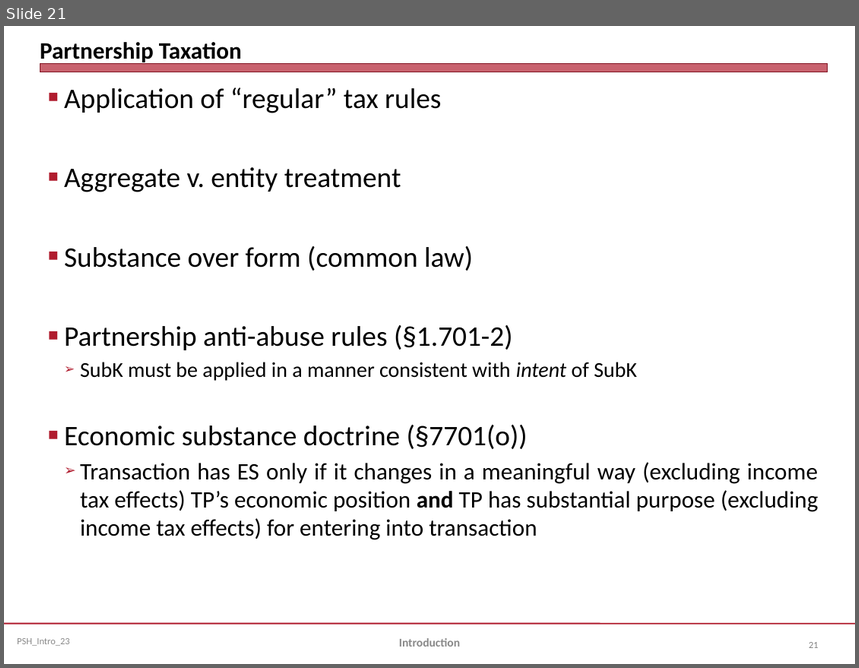
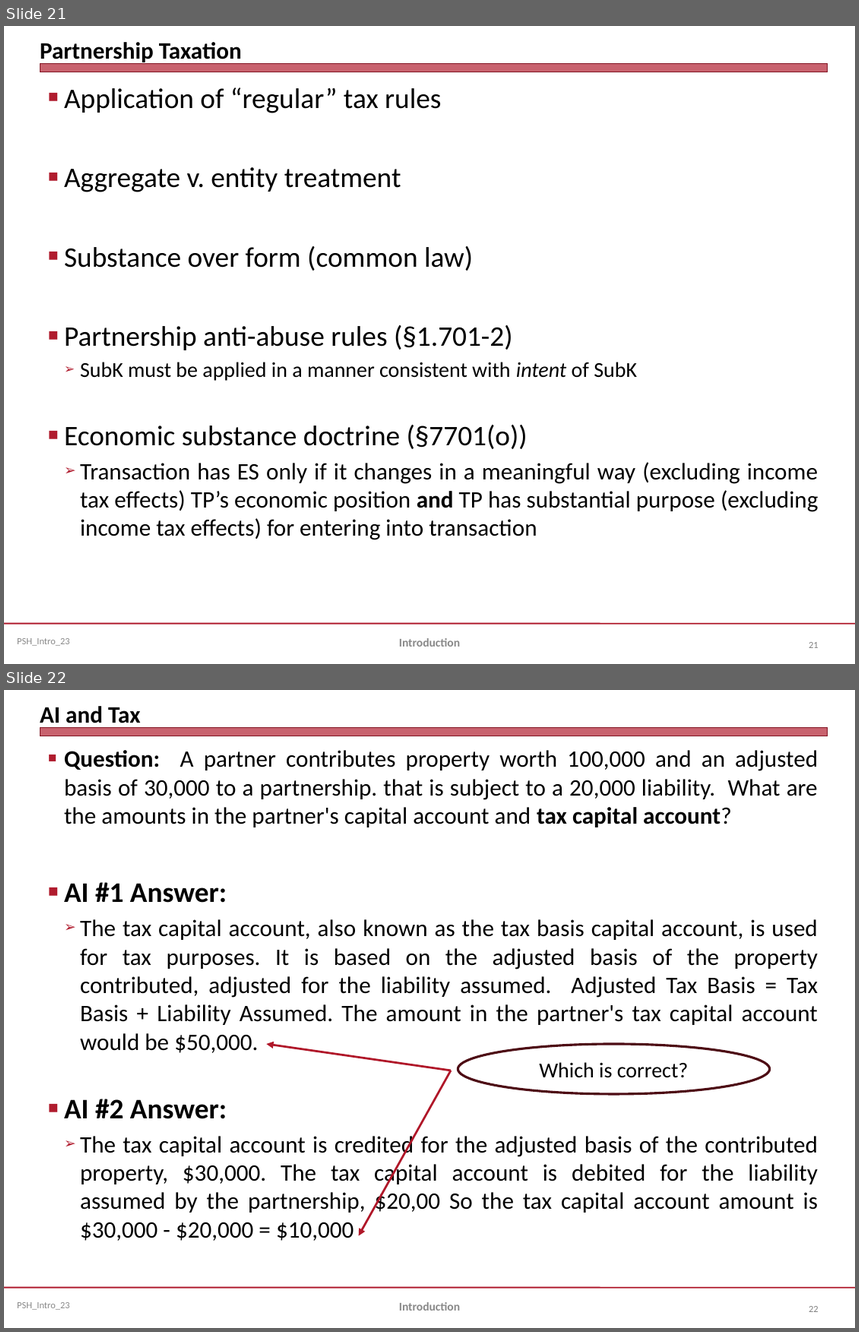
Before and after one commit to jmc877/Partnership-Tax, a slide deck: slides/PSH_Introduction_23.pptx. Shown one above the other, each under a label of ours: slide 21 before the commit, slides 21 and 22 after it. The pictures are 859x668 and 859x1332 pixels, drawn with LibreOffice and Linux fonts; fonts in the diff are those of the drawing. Boxes give left, top, right and bottom in pixels: in the first picture for what was removed or moved away, otherwise in the second. Text is boxed around its words. In the diff, an @@ line names an element or a change of style, - is before the commit and + after.

```diff
--- a/slides/PSH_Introduction_23.pptx
+++ b/slides/PSH_Introduction_23.pptx
@@ slide 22 added at (4,690,855,1328), background #FFFFFF; not listed: 3 template elements that a slide beside it also shows @@
@@ title added at (40,706,140,729), 20 pt, text #000000, bold @@
+AI and Tax
@@ text added at (64,750,818,1241), 20 pt, text #000000 @@
+■ Question: A partner contributes property worth 100,000 and an adjusted basis of 30,000 to a partnership. that is subject to a 20,000 liability. What are the amounts in the partner's capital account and tax capital account?
+■ AI #1 Answer:
+  ➢ The tax capital account, also known as the tax basis capital account, is used for tax purposes. It is based on the adjusted basis of the property contributed, adjusted for the liability assumed. Adjusted Tax Basis = Tax Basis + Liability Assumed. The amount in the partner's tax capital account would be $50,000.
+■ AI #2 Answer:
+  ➢ The tax capital account is credited for the adjusted basis of the contributed property, $30,000. The tax capital account is debited for the liability assumed by the partnership, $20,00 So the tax capital account amount is $30,000 - $20,000 = $10,000
@@ arrow added from (451, 1071) to (266, 1044), #B0182A 1.75 pt @@
@@ ellipse added at (458,1044,769,1094), outline #4D0C14 2 pt, 18 pt, text #000000 @@
+Which is correct?
@@ arrow added from (451, 1071) to (359, 1236), #B0182A 1.75 pt @@
@@ text added at (399,1303,460,1311), 10 pt, text #898989, bold @@
+Introduction
@@ page number added at (809,1306,819,1312), 8 pt, text #808080 @@
+22
```
